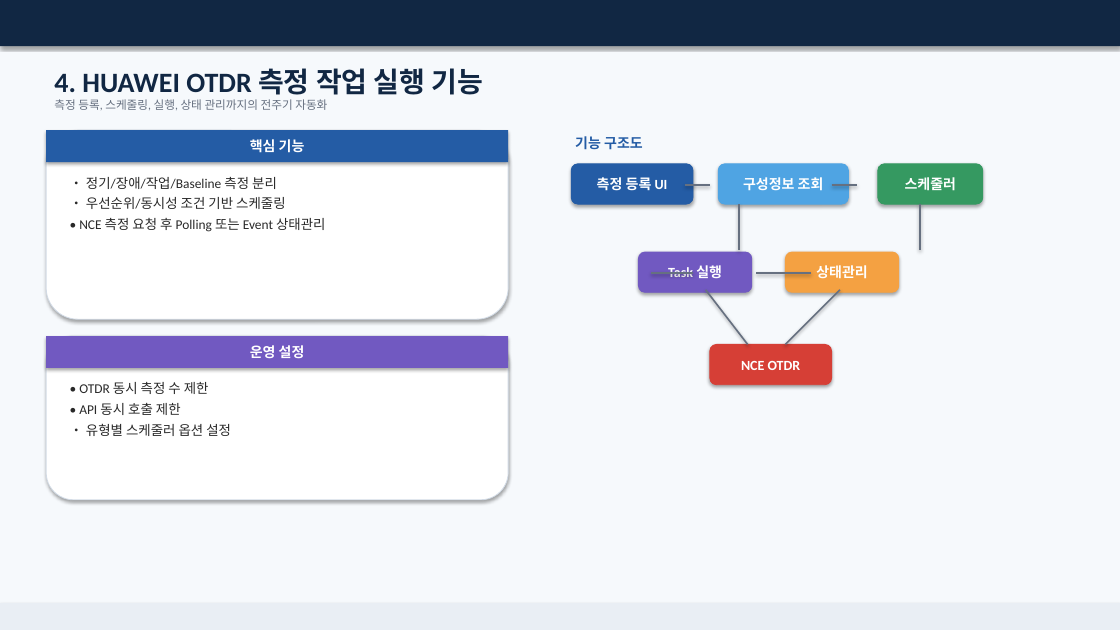
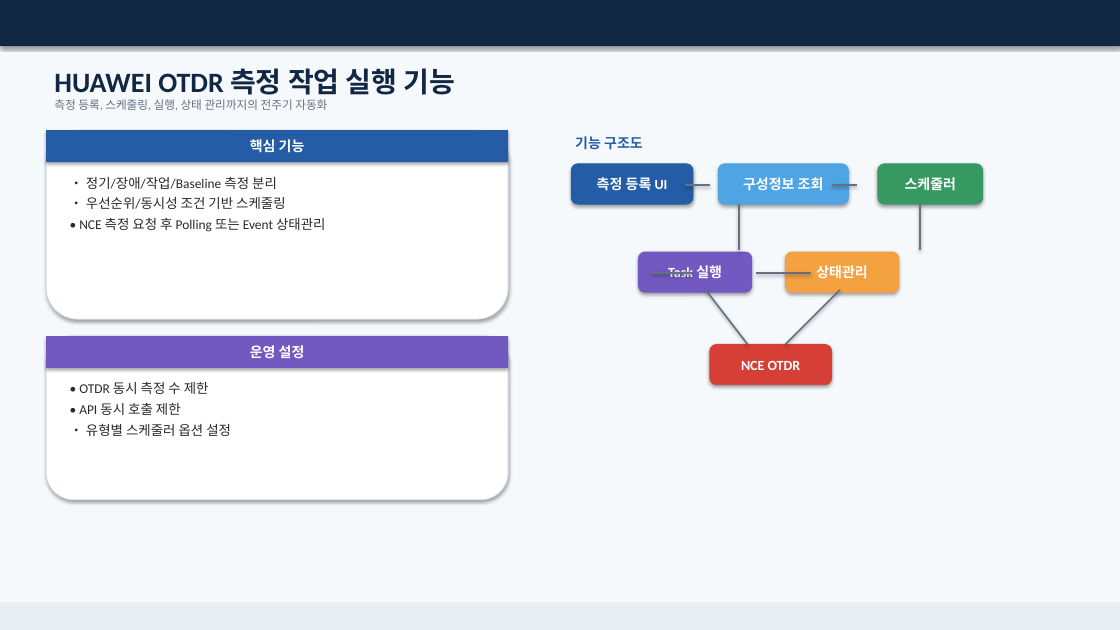
Before and after one commit to gmncreat/project-plan, a slide deck: slide 4 of output/SKT_OTDR_선로품질관리시스템_고도화_개발계획서_최종.pptx. Drawn at 1120x630 pixels with LibreOffice and Linux fonts; fonts in the diff are those of the drawing. Boxes give left, top, right and bottom in pixels: in the first picture for what was removed or moved away, otherwise in the second. Text is boxed around its words. In the diff, an @@ line names an element or a change of style, - is before the commit and + after.

```diff
--- a/output/SKT_OTDR_선로품질관리시스템_고도화_개발계획서_최종.pptx
+++ b/output/SKT_OTDR_선로품질관리시스템_고도화_개발계획서_최종.pptx
@@ text at box(54, 68, 456, 100): text changed @@
-4. HUAWEI OTDR 측정 작업 실행 기능
+HUAWEI OTDR 측정 작업 실행 기능
```
Also in this commit, not shown: 10 other slides changed, 1 other file.
